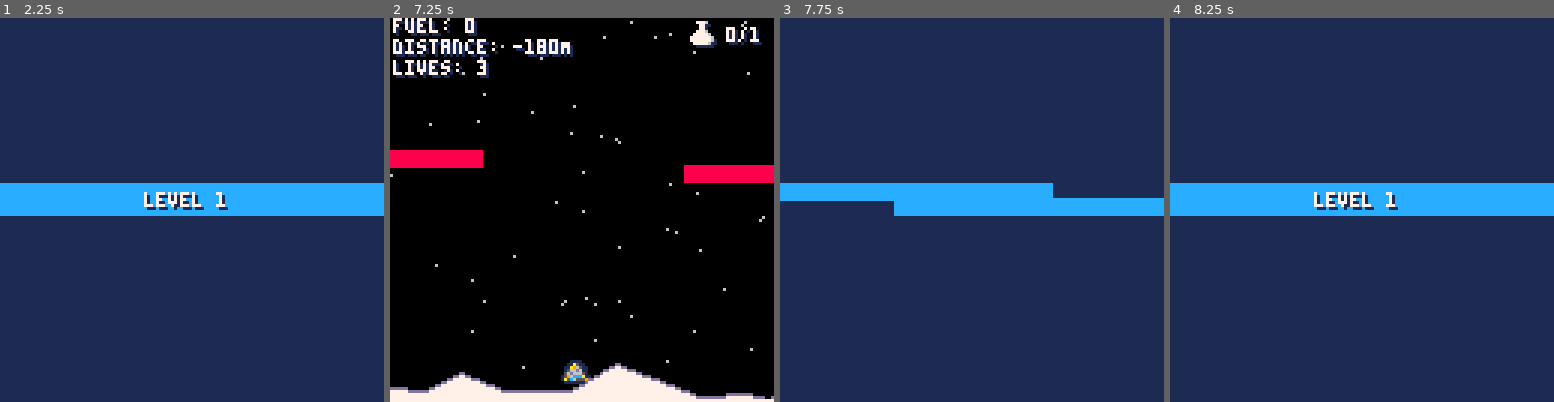
Above: before the commit, frames 1-4 (left to right).
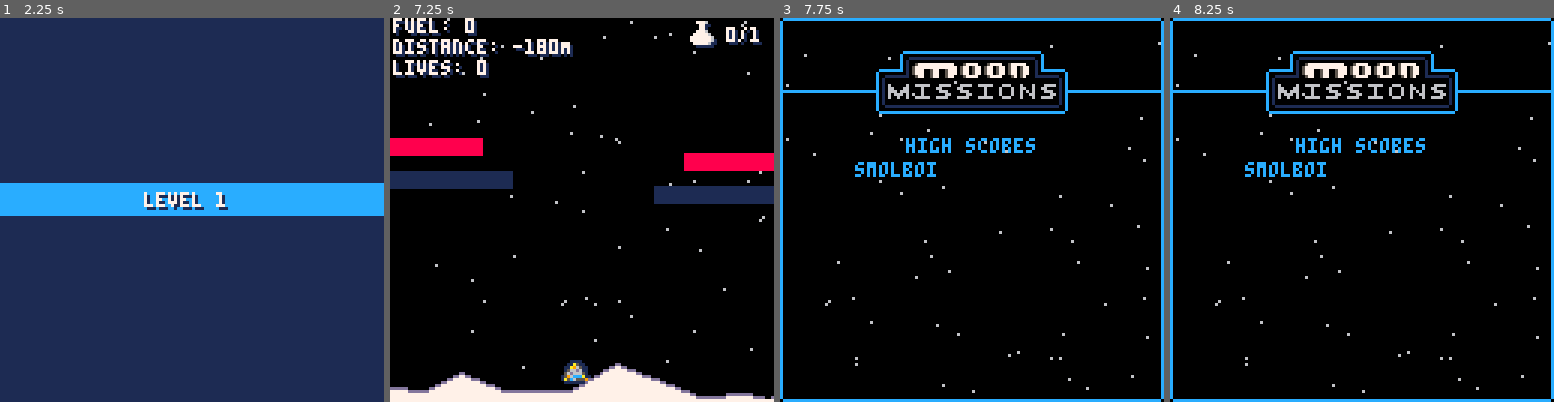
Above: after the commit, the same moments.

Repository: lewsid/moon-missions
Game: PICO-8 cartridge moonmissions.p8
Same seed, same stepped clock (60 frames per second), same inputs: the game is played once before the commit and once after it.
Inputs:
- Up to frame 1 (2.25 s): tap X (X key) at 0.33, 1.07, 1.85 s; tap O (Z key) at 0.7, 1.7, 2.1 s; hold Right 1.6-2.1 s; hold Up from 2.15 s (still down)
- Up to frame 2 (7.25 s): release Up at 2.42 s; hold Right 2.47-3.03 s; tap O (Z key) every 0.4 s from 2.5 to 6.9 s; tap X (X key) every 1.12 s from 2.97 to 6.32 s; hold Left 3.08-3.58 s; hold Right 4.02-4.68 s; hold Up 4.73-5.03 s; hold Left 5.08-5.68 s; hold Right 6.08-6.58 s; hold Right 6.63-7.13 s; hold Up from 7.18 s (still down)
- Up to frame 3 (7.75 s): tap O (Z key) at 7.3, 7.7 s; tap X (X key) at 7.43 s; release Up at 7.45 s; hold Right from 7.5 s (still down)
- Up to frame 4 (8.25 s): release Right at 8.07 s; tap O (Z key) at 8.1 s; hold Left from 8.12 s (still down)

Frame 1 is identical in both runs. In frame 2, 6.0% of the frame differs, in the area x 0-100%, y 11-57%; in frame 3, 99%, in the area x 0-100%, y 0-100%; in frame 4, 99%.

Commit message:
high score table

Diff:
--- a/moonmissions.p8
+++ b/moonmissions.p8
@@ -1,10 +1,10 @@
 pico-8 cartridge // http://www.pico-8.com
 version 29
 __lua__
--- mun lander alpha.0.97
+-- mun lander alpha.0.98
 -- by lewsidboi/smolboigames, 2020
 
-version="a.0.97"
+version="a.0.98"
 
 --game parameters
 config={}
@@ -32,8 +32,22 @@
 
 screen_x=0
 screen_y=0
+slot_length=18
+high_scores={}
 
 function _init()
+	cartdata("lewsid-moon-missions")
+
+	--load high scores
+	for i=0,2 do
+		local high_score=load_score(i+1)
+		if(high_score[0]==nil) then
+			save_score((i+1),"smolboi","1000")
+			high_score=load_score(i+1)
+		end
+		high_scores[i+1]=high_score
+	end
+
 	init_config()
 	init_levels()
 end
@@ -56,6 +70,10 @@
 		if(btnp(❎)) then
 			init_level(false)
 			reset_banner()
+		end
+
+		if(btnp(🅾️)) then
+			config.game_state="high-scores"
 		end
 	elseif(config.game_state=="started") then
 		handle_gameplay()
@@ -107,7 +125,7 @@
 		score=0,
 		total_score=0,
 		score_frame=1,
-		lives=3
+		lives=0
 	}
 end
 
@@ -192,16 +210,46 @@
 		jag_rate=70
 	}
 	levels[14]={
+		pad_x=2000,
+		pad_y=82,
+		pickups=#levels+1,
+		jag_rate=100
+	}
+	levels[15]={
+		pad_x=2200,
+		pad_y=57,
+		pickups=#levels+1,
+		jag_rate=140
+	}
+	levels[16]={
+		pad_x=2300,
+		pad_y=53,
+		pickups=#levels+1,
+		jag_rate=100
+	}
+	levels[17]={
+		pad_x=2400,
+		pad_y=61,
+		pickups=#levels+1,
+		jag_rate=101
+	}
+	levels[18]={
 		pad_x=2500,
-		pad_y=82,
-		pickups=#levels+1,
-		jag_rate=100
-	}
-	levels[15]={
+		pad_y=63,
+		pickups=#levels+1,
+		jag_rate=105
+	}
+	levels[19]={
+		pad_x=2800,
+		pad_y=65,
+		pickups=#levels+1,
+		jag_rate=110
+	}
+	levels[20]={
 		pad_x=3000,
-		pad_y=57,
-		pickups=#levels+1,
-		jag_rate=140
+		pad_y=70,
+		pickups=#levels+1,
+		jag_rate=115
 	}
 end
 
@@ -248,7 +296,7 @@
 	--right_sprite: 19 = off, 22 = on, 23 = on-alt
 
 	ship={
-	 on_screen=true,
+		on_screen=true,
 		sprite=1,
 		drop_sprite=6,
 		x=config.start_x,
@@ -554,14 +602,13 @@
 	local fuel_score=ship.fuel*10
 	local distance_score=(pad.x-config.start_x)*10
 	config.score=0
-
-	if(config.collected>0) then
-		for i=1,config.collected do
-			config.score+=shr(fuel_score,16)
-			config.score+=shr(distance_score,16)
-			config.total_score+=shr(fuel_score,16)
-			config.total_score+=shr(distance_score,16)
-		end
+	local multiplier=config.collected+1
+
+	for i=1,multiplier do
+		config.score+=shr(fuel_score,16)
+		config.score+=shr(distance_score,16)
+		config.total_score+=shr(fuel_score,16)
+		config.total_score+=shr(distance_score,16)
 	end
 end
 -->8
@@ -569,7 +616,13 @@
 
 --handle initial draw state
 function draw_start()
-	if(config.game_state!="game-intro") then
+	if(config.game_state=='high-scores') then
+		cls(0)
+		draw_stars()
+		draw_intro_borders()
+		draw_high_scores()
+		draw_logo(false)
+	elseif(config.game_state!="game-intro") then
 		--game in progress
 		cls(0)
 		draw_stars()
@@ -601,6 +654,14 @@
 	end
 end
 
+function draw_high_scores()
+	print("high scores",42,40)
+
+	--for i=1,3 do
+		print(high_scores[1][1].." "..high_scores[1][2],25,48)
+	--end
+end
+
 function draw_level_intro()
 	--level splash
 	cls(1)
@@ -621,21 +682,8 @@
 	if(intro.moon_y>70) then
  		intro.moon_y-=1
  	else
- 		--draw logo and info text
-		spr(intro.logo_sprite,28,8,
- 			intro.logo_width,intro.logo_height)
-		draw_banner(banner.start,
-			"by smolboi games",33,-18,5)
-		draw_banner(banner.subhead,
-			"VER "..version.." 2020",33,64,false)
-
-		--draw borders
- 		line(0,24,31,24,12)
- 		line(95,24,127,24,12)
- 		line(1,0,126,0,12)
- 		line(0,1,0,126,12)
- 		line(1,127,126,127,12)
- 		line(127,126,127,1,12)
+ 		draw_logo(true)
+ 		draw_intro_borders()
 
  		--that retro gudness
 		if(upkeep.seconds%2<1) then
@@ -643,6 +691,29 @@
  			print("[press ❎ to start]",27,53,10)
 		end
 	end
+end
+
+function draw_logo(with_extras)
+	--draw logo and info text
+	spr(intro.logo_sprite,28,8,
+			intro.logo_width,intro.logo_height)
+
+	if(with_extras) then
+		draw_banner(banner.start,
+			"by smolboi games",33,-18,5)
+		draw_banner(banner.subhead,
+			"🅾️ hIGH sCORES",35,64,false)
+	end
+end
+
+function draw_intro_borders()
+	--draw borders
+	line(0,24,31,24,12)
+	line(95,24,127,24,12)
+	line(1,0,126,0,12)
+	line(0,1,0,126,12)
+	line(1,127,126,127,12)
+	line(127,126,127,1,12)
 end
 
 --draw game interface
@@ -736,10 +807,12 @@
 end
 
 function draw_game_over()
+	local score_text=get_score_text(config.total_score)
+
 	draw_banner(banner.bad,
 		"game over",45,-10,1)
 	draw_banner(banner.subhead,
-		"final score: "..get_score_text(config.total_score),30,1,1)
+		"score: "..score_text,45-((#score_text-1)*1),1,1)
 	draw_banner(banner.start,
 		"press ❎ to reset",31,16,1)
 end
@@ -969,7 +1042,87 @@
 		v /= 10
 	end
 	if (val<0)  s = "-"..s
+
+	if(s=="") then
+		s="0"
+	end
+
 	return s
+end
+
+function load_score(slot)
+	local player_name=""
+	local player_score=""
+	local slot_offset=((slot_length*(slot-1)))
+	local parts={}
+	local pos=1
+
+	for i=slot_offset,
+		slot_offset+slot_length do
+		if(pos<12) then
+			player_name=player_name..chr(dget(i))
+		elseif(pos>12) then
+	 		player_score=player_score..chr(dget(i))
+		end
+		pos+=1
+	end
+
+	local output={player_name,player_score}
+
+	return output
+end
+
+--save the name and score
+--up to three, then overwrite
+--the lowest
+--first twelve chars=name
+--next six chars=score
+function save_score(slot,player_name,score)
+	--move all chars into a table
+	--of char codes
+	local name_parts=split(player_name,"")
+	local score_parts=split(score,"")
+	local slot_offset=(slot-1)*slot_length
+
+	--store each char of name
+	for i=1,12 do
+		if(name_parts[i]) then
+			dset((slot_offset+i)-1,
+				ord(name_parts[i]))
+		else
+			--pad out to 12 chars
+			dset(slot_offset+i,ord(" "))
+		end
+	end
+
+	--same treatment for score
+	for i=1,6 do
+		if(score_parts[i]) then
+			dset((slot_offset+i+12)-1,
+				ord(score_parts[i]))
+		else
+			--pad out 6 chars
+			dset((slot_offset+i+12)-1
+				,ord(" "))
+		end
+	end
+end
+
+function erase_data()
+	for i=0,63 do
+		dset(i,nil)
+	end
+end
+
+
+
+--output cart save data
+function output_data()
+	local output=""
+ 	for i=0,63 do
+ 		output=output..chr(dget(i))
+  	printh(i..": "..chr(dget(i)))
+	end
 end
 -->8
 --todos
